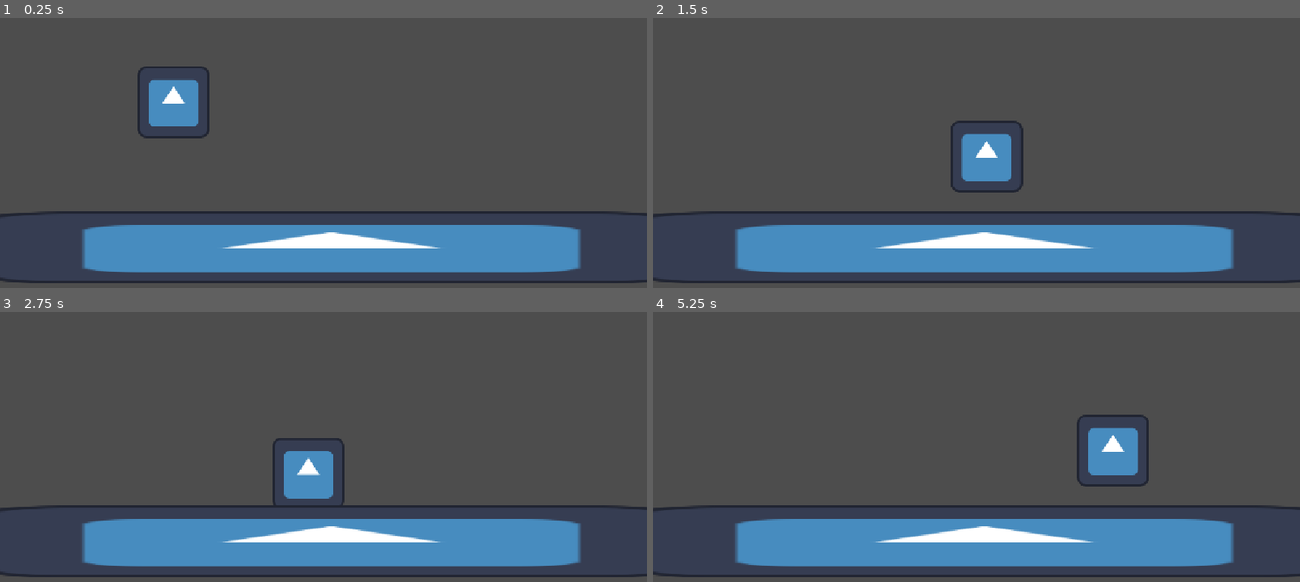
Above: before the commit, frames 1-4 (two rows, left to right).
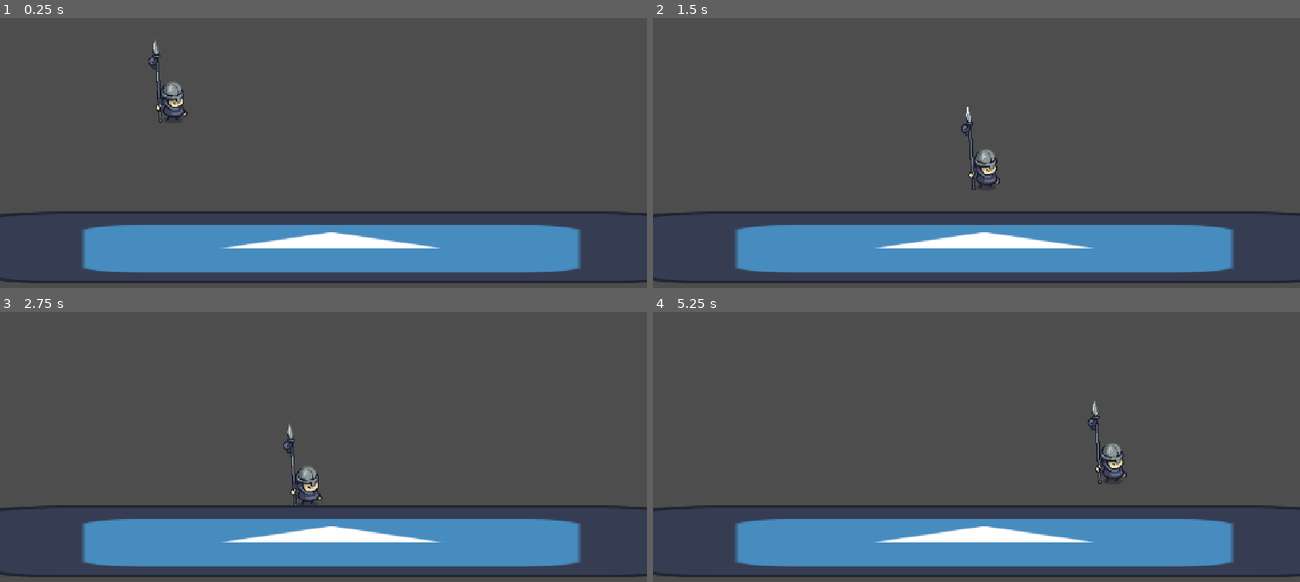
Above: after the commit, the same moments.

Repository: Pablo7776/Motores_Graficos
Game: Godot game, scene res://juego/main.tscn
Two runs of this game, one before a commit and one after it. Both use one fixed random seed, a clock stepped at 60 frames per second and the inputs below. The engine's default icon, where the game draws it, is replaced by a stand-in: a white triangle on a blue panel in a dark square.
Inputs:
- Up to frame 1 (0.25 s): no input
- Up to frame 2 (1.5 s): tap Enter (ui_accept) at 0.5, 0.77 s; hold Right (ui_right) from 0.53 s (still down)
- Up to frame 3 (2.75 s): tap Enter (ui_accept) at 1.52 s; release Right (ui_right) at 2.03 s; hold Left (ui_left) from 2.03 s (still down)
- Up to frame 4 (5.25 s): release Left (ui_left) at 2.78 s; hold Right (ui_right) 2.78-4.28 s; tap Enter (ui_accept) at 3.02, 3.77, 4.52 s; hold Left (ui_left) 4.28-5.03 s; hold Right (ui_right) from 5.03 s (still down)

The runs differ from the first frame. In frame 1, 1.8% of the frame differs, in the area x 21-33%, y 8-45%; in frame 2, 1.9%, in the area x 46-58%, y 32-65%; in frame 3, 1.7%; in frame 4, 1.9%.

Commit message:
feat placeholders para personajes
https://pixelfrog-assets.itch.io/tiny-swords

Diff:
--- a/da-2-zafarrancho/modulos/personajes/personaje_base.tscn
+++ b/da-2-zafarrancho/modulos/personajes/personaje_base.tscn
@@ -2,16 +2,120 @@
 
 [ext_resource type="Texture2D" uid="uid://svv7cvakpgha" path="res://icon.svg" id="1_i15ls"]
 [ext_resource type="Script" uid="uid://c0uofwdfjv136" path="res://modulos/personajes/personaje_base.gd" id="1_wi8ml"]
+[ext_resource type="Texture2D" uid="uid://bujcn4ih5eyly" path="res://Recursos/Assets_Visuales/Personajes/Placeholders/Lancer/Lancer_Idle.png" id="3_ypddg"]
 
 [sub_resource type="RectangleShape2D" id="RectangleShape2D_i15ls"]
-size = Vector2(129, 123)
+size = Vector2(59.5, 74)
+
+[sub_resource type="AtlasTexture" id="AtlasTexture_sed10"]
+atlas = ExtResource("3_ypddg")
+region = Rect2(0, 0, 320, 320)
+
+[sub_resource type="AtlasTexture" id="AtlasTexture_kjutj"]
+atlas = ExtResource("3_ypddg")
+region = Rect2(320, 0, 320, 320)
+
+[sub_resource type="AtlasTexture" id="AtlasTexture_8m5bt"]
+atlas = ExtResource("3_ypddg")
+region = Rect2(640, 0, 320, 320)
+
+[sub_resource type="AtlasTexture" id="AtlasTexture_hhlp6"]
+atlas = ExtResource("3_ypddg")
+region = Rect2(960, 0, 320, 320)
+
+[sub_resource type="AtlasTexture" id="AtlasTexture_6ayea"]
+atlas = ExtResource("3_ypddg")
+region = Rect2(1280, 0, 320, 320)
+
+[sub_resource type="AtlasTexture" id="AtlasTexture_1mfgc"]
+atlas = ExtResource("3_ypddg")
+region = Rect2(3520, 0, 320, 320)
+
+[sub_resource type="AtlasTexture" id="AtlasTexture_fqy2a"]
+atlas = ExtResource("3_ypddg")
+region = Rect2(3200, 0, 320, 320)
+
+[sub_resource type="AtlasTexture" id="AtlasTexture_54fsg"]
+atlas = ExtResource("3_ypddg")
+region = Rect2(2880, 0, 320, 320)
+
+[sub_resource type="AtlasTexture" id="AtlasTexture_yuo40"]
+atlas = ExtResource("3_ypddg")
+region = Rect2(2560, 0, 320, 320)
+
+[sub_resource type="AtlasTexture" id="AtlasTexture_0ofap"]
+atlas = ExtResource("3_ypddg")
+region = Rect2(1600, 0, 320, 320)
+
+[sub_resource type="AtlasTexture" id="AtlasTexture_gwsuo"]
+atlas = ExtResource("3_ypddg")
+region = Rect2(1920, 0, 320, 320)
+
+[sub_resource type="AtlasTexture" id="AtlasTexture_f8ga5"]
+atlas = ExtResource("3_ypddg")
+region = Rect2(2240, 0, 320, 320)
+
+[sub_resource type="SpriteFrames" id="SpriteFrames_lt4l4"]
+animations = [{
+"frames": [{
+"duration": 1.0,
+"texture": SubResource("AtlasTexture_sed10")
+}, {
+"duration": 1.0,
+"texture": SubResource("AtlasTexture_kjutj")
+}, {
+"duration": 1.0,
+"texture": SubResource("AtlasTexture_8m5bt")
+}, {
+"duration": 1.0,
+"texture": SubResource("AtlasTexture_hhlp6")
+}, {
+"duration": 1.0,
+"texture": SubResource("AtlasTexture_6ayea")
+}, {
+"duration": 1.0,
+"texture": SubResource("AtlasTexture_1mfgc")
+}, {
+"duration": 1.0,
+"texture": SubResource("AtlasTexture_fqy2a")
+}, {
+"duration": 1.0,
+"texture": SubResource("AtlasTexture_54fsg")
+}, {
+"duration": 1.0,
+"texture": SubResource("AtlasTexture_yuo40")
+}, {
+"duration": 1.0,
+"texture": SubResource("AtlasTexture_0ofap")
+}, {
+"duration": 1.0,
+"texture": SubResource("AtlasTexture_gwsuo")
+}, {
+"duration": 1.0,
+"texture": SubResource("AtlasTexture_f8ga5")
+}],
+"loop": true,
+"name": &"Idle",
+"speed": 5.0
+}, {
+"frames": [],
+"loop": true,
+"name": &"new_animation",
+"speed": 5.0
+}]
 
 [node name="PersonajeBase" type="CharacterBody2D" unique_id=1880926583]
 script = ExtResource("1_wi8ml")
 
 [node name="Sprite2D" type="Sprite2D" parent="." unique_id=783236758]
+visible = false
 texture = ExtResource("1_i15ls")
 
 [node name="CollisionShape2D" type="CollisionShape2D" parent="." unique_id=1188156936]
-position = Vector2(2.5, 0.5)
+position = Vector2(2.75, 2)
 shape = SubResource("RectangleShape2D_i15ls")
+
+[node name="AnimatedSprite2D" type="AnimatedSprite2D" parent="." unique_id=1608774696]
+sprite_frames = SubResource("SpriteFrames_lt4l4")
+animation = &"Idle"
+frame_progress = 0.8204839
Binary file added: da-2-zafarrancho/Recursos/Assets_Visuales/Personajes/Placeholders/Archer/Archer_Idle.png
Not shown, added: da-2-zafarrancho/Recursos/Assets_Visuales/Personajes/Placeholders/Archer/Archer_Idle.png.import
Binary file added: da-2-zafarrancho/Recursos/Assets_Visuales/Personajes/Placeholders/Archer/Archer_Run.png
Not shown, added: da-2-zafarrancho/Recursos/Assets_Visuales/Personajes/Placeholders/Archer/Archer_Run.png.import
Binary file added: da-2-zafarrancho/Recursos/Assets_Visuales/Personajes/Placeholders/Archer/Archer_Shoot.png
Not shown, added: da-2-zafarrancho/Recursos/Assets_Visuales/Personajes/Placeholders/Archer/Archer_Shoot.png.import
Binary file added: da-2-zafarrancho/Recursos/Assets_Visuales/Personajes/Placeholders/Archer/Arrow.png
Not shown, added: da-2-zafarrancho/Recursos/Assets_Visuales/Personajes/Placeholders/Archer/Arrow.png.import
Binary file added: da-2-zafarrancho/Recursos/Assets_Visuales/Personajes/Placeholders/Lancer/Lancer_DownRight_Attack.png
Not shown, added: da-2-zafarrancho/Recursos/Assets_Visuales/Personajes/Placeholders/Lancer/Lancer_DownRight_Attack.png.import
Binary file added: da-2-zafarrancho/Recursos/Assets_Visuales/Personajes/Placeholders/Lancer/Lancer_DownRight_Defence.png
Not shown, added: da-2-zafarrancho/Recursos/Assets_Visuales/Personajes/Placeholders/Lancer/Lancer_DownRight_Defence.png.import
(and 30 more such lines)
